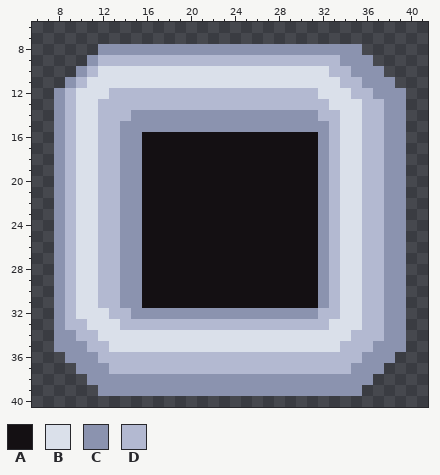
Two versions of one pixel-art sprite, img/displaybox.png. Above is the file before it was changed.
The file is 48x48 pixels. Shown: x 6..41, y 6..40.
Palette (. is transparent): A #141013  B #dae0ea  C #8b93af  D #b3b9d1
Pixels before, first column x 8:
 8 ....CCCCCCCCCCCCCCCCCCCCCCCC....
 9 ...CDDDDDDDDDDDDDDDDDDDDDDCCC...
10 ..CDBBBBBBBBBBBBBBBBBBBBBDDCCC..
11 .CDBBBBBBBBBBBBBBBBBBBBBBBDDCCC.
12 CDBBBDDDDDDDDDDDDDDDDDDDBBBDDCCC
13 CDBBDDDDDDDDDDDDDDDDDDDDDBBBDDCC
14 CDBBDDDCCCCCCCCCCCCCCCCCDDBBDDCC
15 CDBBDDCCCCCCCCCCCCCCCCCCCDBBDDCC
16 CDBBDDCCAAAAAAAAAAAAAAAACDBBDDCC
17 CDBBDDCCAAAAAAAAAAAAAAAACDBBDDCC
18 CDBBDDCCAAAAAAAAAAAAAAAACDBBDDCC
19 CDBBDDCCAAAAAAAAAAAAAAAACDBBDDCC
20 CDBBDDCCAAAAAAAAAAAAAAAACDBBDDCC
21 CDBBDDCCAAAAAAAAAAAAAAAACDBBDDCC
22 CDBBDDCCAAAAAAAAAAAAAAAACDBBDDCC
23 CDBBDDCCAAAAAAAAAAAAAAAACDBBDDCC
24 CDBBDDCCAAAAAAAAAAAAAAAACDBBDDCC
25 CDBBDDCCAAAAAAAAAAAAAAAACDBBDDCC
26 CDBBDDCCAAAAAAAAAAAAAAAACDBBDDCC
27 CDBBDDCCAAAAAAAAAAAAAAAACDBBDDCC
28 CDBBDDCCAAAAAAAAAAAAAAAACDBBDDCC
29 CDBBDDCCAAAAAAAAAAAAAAAACDBBDDCC
30 CDBBDDCCAAAAAAAAAAAAAAAACDBBDDCC
31 CDBBDDCCAAAAAAAAAAAAAAAACDBBDDCC
32 CDBBBDDCCCCCCCCCCCCCCCCCDDBBDDCC
33 CDDBBBDDDDDDDDDDDDDDDDDDDBBBDDCC
34 CCDDBBBBBBBBBBBBBBBBBBBBBBBDDDCC
35 CCCDDBBBBBBBBBBBBBBBBBBBBBDDDCCC
36 .CCCDDDDDDDDDDDDDDDDDDDDDDDDCCC.
37 ..CCCDDDDDDDDDDDDDDDDDDDDDDCCC..
38 ...CCCCCCCCCCCCCCCCCCCCCCCCCC...
39 ....CCCCCCCCCCCCCCCCCCCCCCCC....
After:
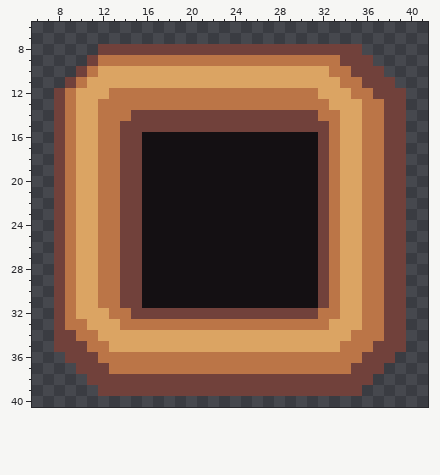
The exact change:
Colour B changes from #dae0ea to #dba463.
Colour C changes from #8b93af to #71413b.
Colour D changes from #b3b9d1 to #bb7547.
Where, in picture pixels (left, top, right, bottom), the same in both pictures:
changed: (54, 44, 406, 396)
